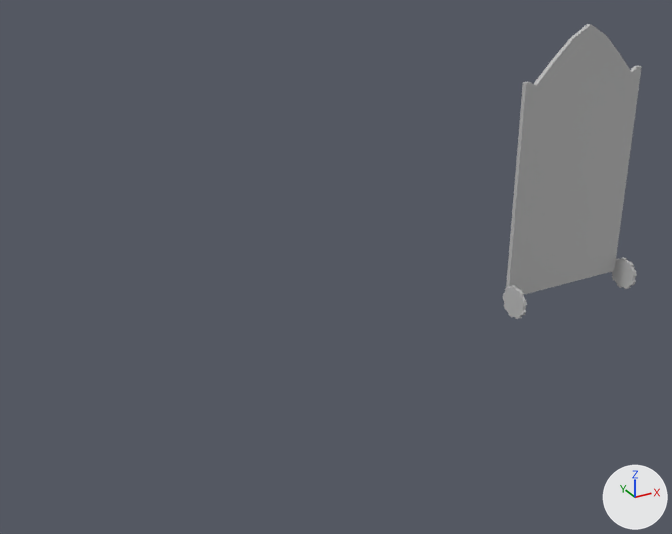
A saved change to the FBX model Maya Models/Maya Export/Drawbridge_mesh.fbx.
Camera for both pictures: a 50 mm camera at (-12.29, -12.81, 7.91) aimed at (-3.39, 3.38, -0.19). Arrows for +X, +Y and +Z are at lower right; the lights stay in place. Vertices at the same position are counted once.

Objects in the first picture: 'pasted__polySurface3'.
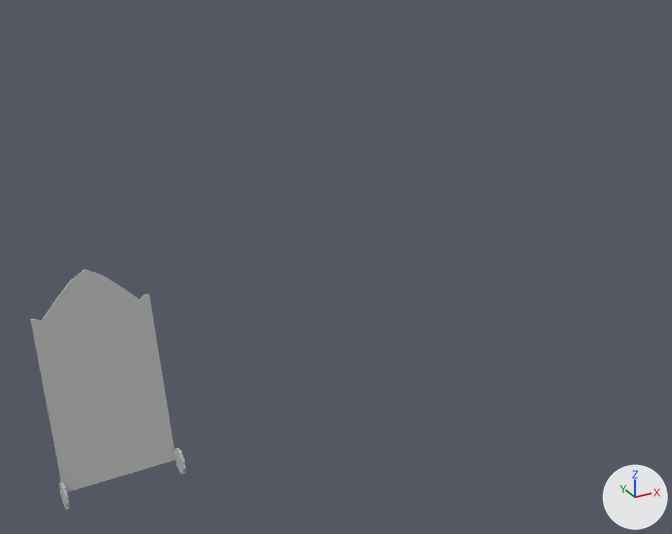
Pixel boxes [x1, y1, x2, y2] of what changed, in the pictures (672 x 534 px; the box of a moved part takes in the faces that stretch with it):
'pasted__polySurface3', reshaped, moved, turned
    before: [503, 24, 642, 319]
    after: [31, 269, 186, 510]
part 1 of me_mesh, moved or reshaped
    before: [503, 285, 527, 319]
    after: [59, 481, 70, 510]
part 2 of me_mesh, moved or reshaped
    before: [612, 257, 637, 289]
    after: [174, 448, 186, 474]
part 3 of me_mesh, added
    after: [31, 269, 176, 492]
part 4 of me_mesh, deleted
    before: [506, 24, 642, 295]

Patch to the scene script:
```diff
--- a/Maya Models/Maya Export/Drawbridge_mesh.fbx.py
+++ b/Maya Models/Maya Export/Drawbridge_mesh.fbx.py
@@ me_mesh @@
 # used by ob_pasted__polysurface3; location = (-0.25, 0.52, 5.82); rotation_euler = (1.571, 0.0, 0.0), in degrees (90, 0, 0); scale = (0.01, 0.01, 0.01)
-me_mesh.from_pydata(...)  # 182 vertices, 205 faces; spans x -121.0..172.0, y -611.0..-66.0, z 41.0..106.0
+me_mesh.from_pydata(...)  # 184 vertices, 205 faces; spans x -146.0..146.0, y -33.0..512.0, z -32.0..32.0
+# me_mesh part 1: the loose piece of 74 vertices spanning x -121.0..-114.0, y -611.0..-546.0, z 41.0..106.0 is moved by (-26.0, 578.0, -73.0)
+# me_mesh part 2: the loose piece of 74 vertices spanning x 165.0..172.0, y -611.0..-546.0, z 41.0..106.0 is moved by (-26.0, 578.0, -73.0)
+# me_mesh part 3: a new loose piece of 36 vertices spanning x -140.0..141.0, y -3.0..512.0, z -32.0..-23.0, in mat_lambert1 (grey #bcbcbc)
+# me_mesh part 4: the loose piece of 34 vertices spanning x -114.0..167.0, y -581.0..-66.0, z 41.0..51.0 is deleted
 me_mesh.materials.append(mat_lambert1)
@@ ob_pasted__polysurface3 @@
 ob_pasted__polysurface3 = bpy.data.objects.new('pasted__polySurface3', me_mesh)
-ob_pasted__polysurface3.location = (-0.25, 0.52, 5.82)
-ob_pasted__polysurface3.rotation_euler = (1.571, 0.0, 0.0)  # degrees (90, 0, 0)
+ob_pasted__polysurface3.location = (-7.82, 5.94, -5.78)
+ob_pasted__polysurface3.rotation_euler = (1.309, 0.0, 0.0)  # degrees (75, 0, 0)
 ob_pasted__polysurface3.scale = (0.01, 0.01, 0.01)
```
